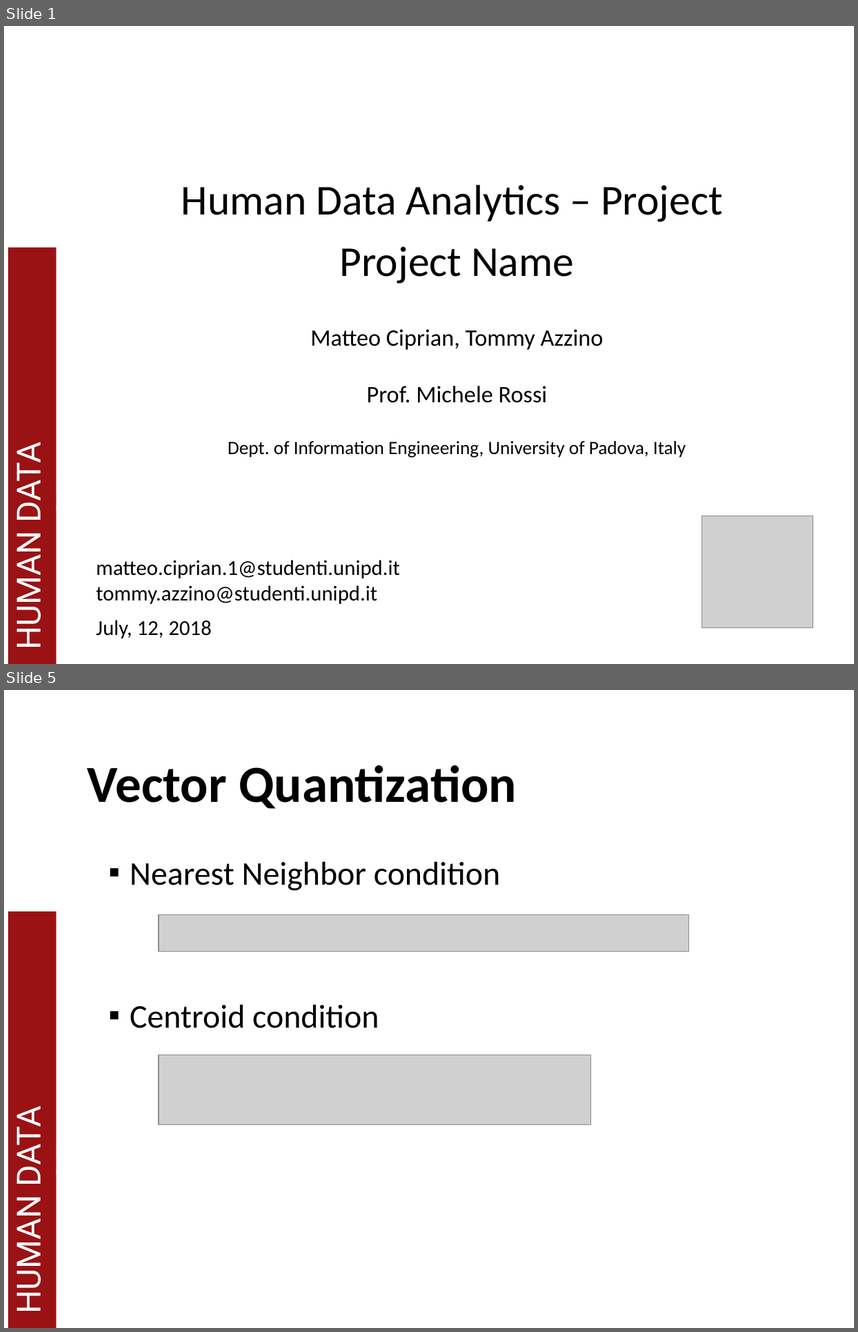
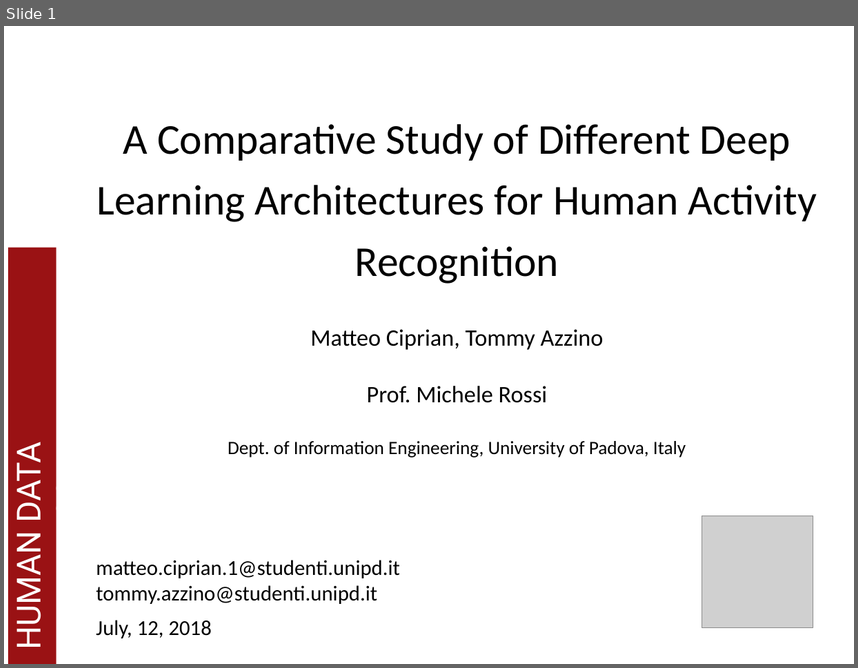
Before and after one commit to MatCip/HDA_project, a slide deck: slides_hda_project.pptx. Shown one above the other, each under a label of ours: slides 1 and 5 before the commit, slide 1 after it; the slides between them are not shown. The pictures are 858x1332 and 858x668 pixels, drawn with LibreOffice and Linux fonts; fonts in the diff are those of the drawing; grey boxes stand for pictures; background and template pictures are left out. Boxes give left, top, right and bottom in pixels: in the first picture for what was removed or moved away, otherwise in the second. Text is boxed around its words. In the diff, an @@ line names an element or a change of style, - is before the commit and + after.

```diff
--- a/slides_hda_project.pptx
+++ b/slides_hda_project.pptx
@@ slide 5 removed at [4, 690, 854, 1328], background #FFFFFF; not listed: 2 template elements that a slide beside it also shows @@
@@ title removed at [87, 765, 517, 809] @@
-Vector Quantization
@@ text removed at [130, 861, 500, 1028] @@
-▪ Nearest Neighbor condition
-▪ Centroid condition
@@ picture removed at [159, 914, 689, 951] @@
@@ picture removed at [159, 1055, 590, 1125] @@
@@ slide 1 changed as well @@
@@ title at [96, 124, 817, 283]: text changed @@
-Human Data Analytics – Project
-Project Name
+A Comparative Study of Different Deep Learning Architectures for Human Activity Recognition
```
Also in this commit, not shown: 2 other slides changed, 15 slides added, 11 other slides removed, 2 other files.
